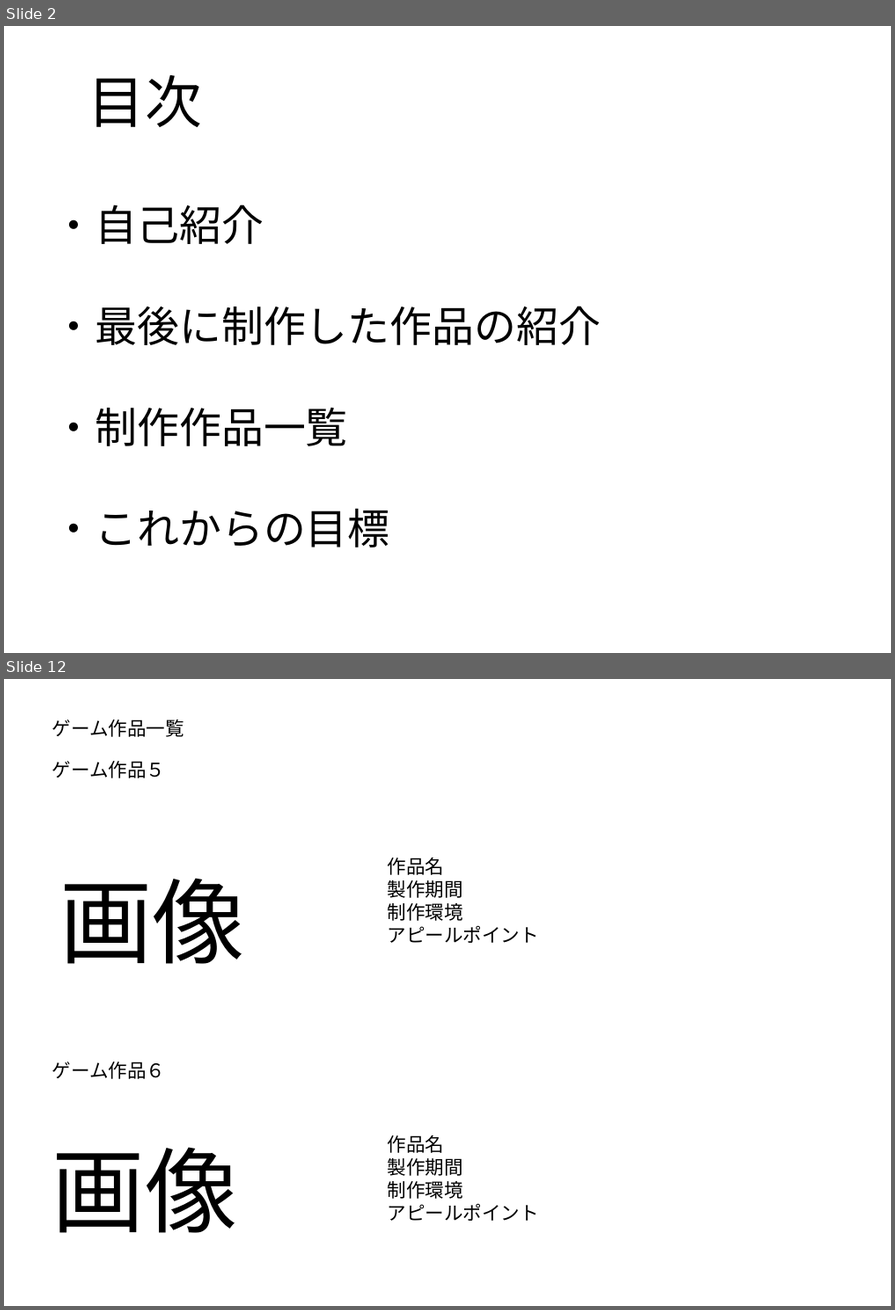
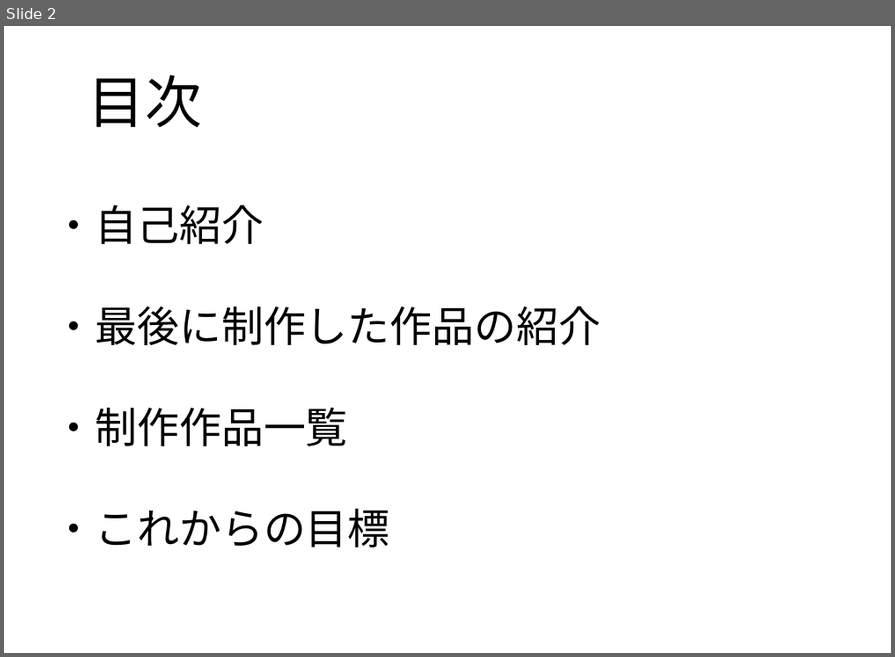
Before and after one commit to Hmmtrnt/Protfolio, a slide deck: ポートフォリオコナミ.pptx. Shown one above the other, each under a label of ours: slides 2 and 12 before the commit, slide 2 after it; the slides between them are not shown. The pictures are 895x1310 and 895x657 pixels, drawn with LibreOffice and Linux fonts; fonts in the diff are those of the drawing. Boxes give left, top, right and bottom in pixels: in the first picture for what was removed or moved away, otherwise in the second. Text is boxed around its words. In the diff, an @@ line names an element or a change of style, - is before the commit and + after.

```diff
--- a/ポートフォリオコナミ.pptx
+++ b/ポートフォリオコナミ.pptx
@@ slide 12 removed at (4, 679, 891, 1306), background #FFFFFF @@
@@ text removed at (52, 719, 184, 737) @@
-ゲーム作品一覧
@@ text removed at (52, 761, 166, 778) @@
-ゲーム作品５
@@ text removed at (388, 858, 539, 943) @@
-作品名
-製作期間
-制作環境
-アピールポイント
@@ text removed at (59, 878, 245, 964) @@
-画像
@@ text removed at (52, 1062, 166, 1079) @@
-ゲーム作品６
@@ text removed at (52, 1147, 238, 1233) @@
-画像
@@ text removed at (388, 1136, 539, 1221) @@
-作品名
-製作期間
-制作環境
-アピールポイント
```
Also in this commit, not shown: 6 slides changed, 4 slides added, 3 other slides removed.
